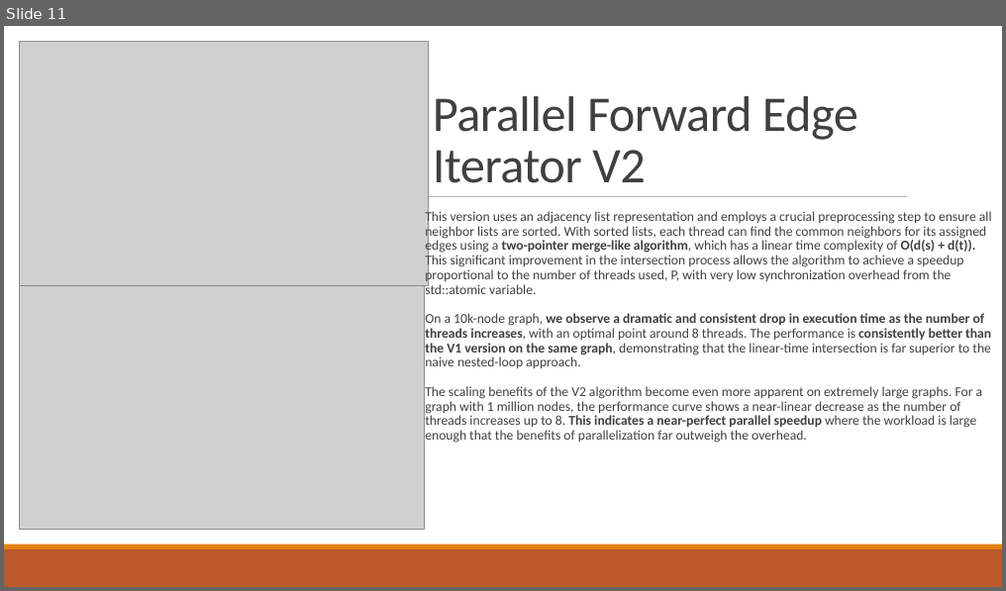
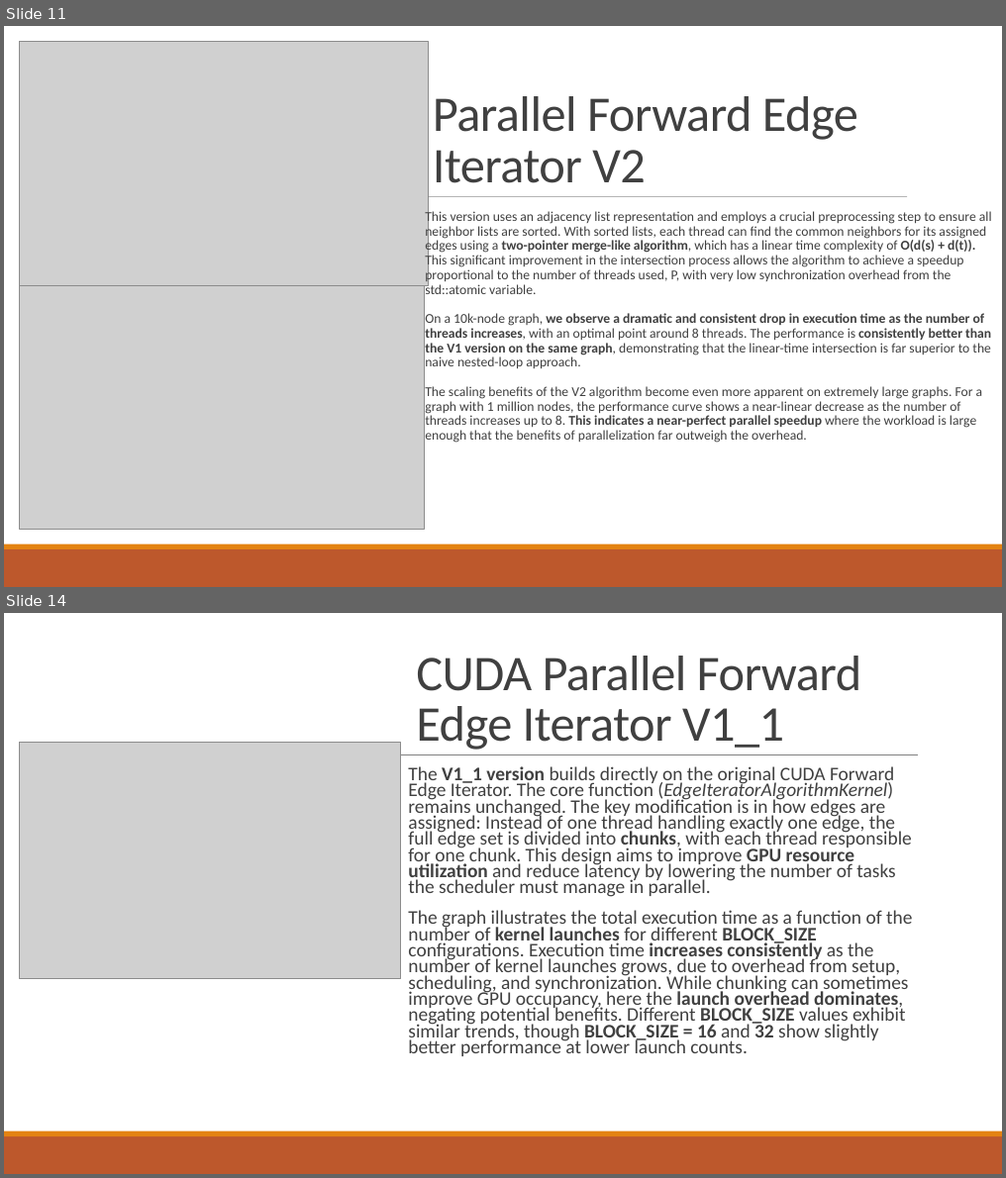
Before and after one commit to RiccardoRevalor/ParallelTriangleCounting, a slide deck: presentation.pptx. Shown one above the other, each under a label of ours: slide 11 before the commit, slides 11 and 14 after it; the slides between them are not shown. The pictures are 1006x591 and 1006x1178 pixels, drawn with LibreOffice and Linux fonts; fonts in the diff are those of the drawing; grey boxes stand for pictures. Boxes give left, top, right and bottom in pixels: in the first picture for what was removed or moved away, otherwise in the second. Text is boxed around its words. In the diff, an @@ line names an element or a change of style, - is before the commit and + after.

Commit message:
CUDA parallel edge added on presentation

```diff
--- a/presentation.pptx
+++ b/presentation.pptx
@@ slide 14 added at (x1=4, y1=613, x2=1002, y2=1174), background #FFFFFF @@
@@ title added at (x1=416, y1=656, x2=862, y2=750), 48 pt, text #404040 @@
+CUDA Parallel Forward Edge Iterator V1_1
@@ picture added at (x1=19, y1=743, x2=401, y2=979) @@
@@ line added from (102, 756) to (918, 756), #808080 0.5 pt @@
@@ text added at (x1=408, y1=766, x2=912, y2=1057), 18.5 pt, text #404040 @@
+  The V1_1 version builds directly on the original CUDA Forward Edge Iterator. The core function (EdgeIteratorAlgorithmKernel) remains unchanged. The key modification is in how edges are assigned: Instead of one thread handling exactly one edge, the full edge set is divided into chunks, with each thread responsible for one chunk. This design aims to improve GPU resource utilization and reduce latency by lowering the number of tasks the scheduler must manage in parallel.
+  The graph illustrates the total execution time as a function of the number of kernel launches for different BLOCK_SIZE configurations. Execution time increases consistently as the number of kernel launches grows, due to overhead from setup, scheduling, and synchronization. While chunking can sometimes improve GPU occupancy, here the launch overhead dominates, negating potential benefits. Different BLOCK_SIZE values exhibit similar trends, though BLOCK_SIZE = 16 and 32 show slightly better performance at lower launch counts.
@@ rectangle added at (x1=4, y1=1137, x2=1002, y2=1174), fill #BD582C @@
@@ rectangle added at (x1=4, y1=1132, x2=1002, y2=1137), fill #E48312 @@
```
Also in this commit, not shown: 5 other slides added.
